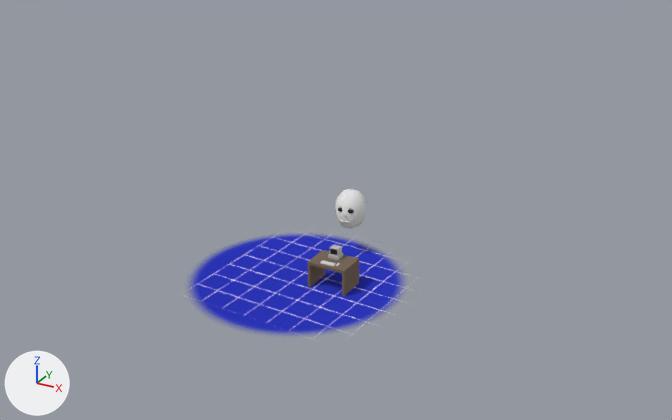
The Blender file misc/forest 2000/forest.blend, before and after one commit.
Both versions are drawn from a 50 mm lens placed at (10.9, -21.6, 13.0), pointed at (-5.0, 7.3, -1.5). Every picture has the same lights, and +X, +Y and +Z are marked at lower left.

Script lines for the objects in view, before the commit:
```python
ob_eyes = bpy.data.objects.new('Eyes', me_eye)
ob_eyes.parent = ob_head
ob_eyes.location = (-2.028, 2.465, 0.946)
ob_eyes.rotation_euler = (0.0, 0.0613, 0.0)  # degrees (0, 3.5, 0)
ob_eyes.scale = (0.135, 0.151, 0.064)
ob_head = bpy.data.objects.new('Head', me_icosphere)
ob_head.location = (-2.0, 2.87, 0.89)
ob_head.rotation_euler = (-0.141, 0.018, 0.126)  # degrees (-8.1, 1, 7.2)
ob_head.scale = (0.556, 0.524, 0.711)
ob_mouth = bpy.data.objects.new('Mouth', me_icosphere_001)
ob_mouth.parent = ob_head
ob_mouth.location = (-2.2, 2.404, 0.592)
ob_mouth.scale = (0.273, -0.0961, -0.0222)
ob_plane = bpy.data.objects.new('Plane', me_plane)
ob_plane.location = (-1.36, 0.3, -0.6)
ob_plane.rotation_euler = (0.0, 3.142, 4.712)  # degrees (0, 180, 270)
ob_plane.scale = (20.3, 20.3, 20.3)
# also in view: 'Grid' at (-1.3, 1.1, -0.6); 'Cube' at (-1.3, 0.5, -0.2)
```
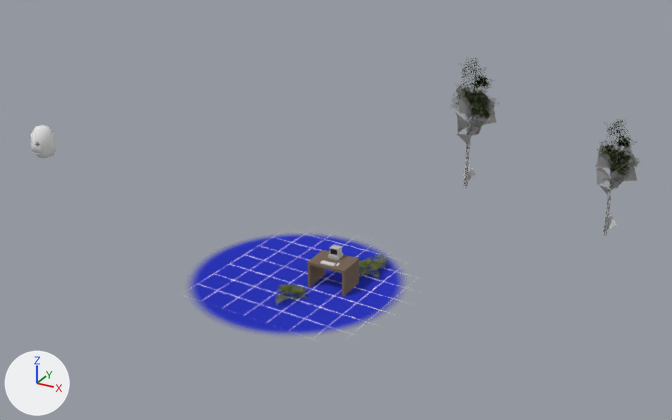
Changed parts and their boxes (x1, y1, x2, y2) in the pictures (672 x 420 px):
'birch_13m_autmn.001', added: after (452, 58, 500, 188)
    faces in mat_branch_leafless (its picture is missing): (455, 85, 496, 181)
    faces in mat_birch_leaf_autmn (picture img_birch_leaf_diff_dds): (452, 58, 500, 129)
    faces in mat_birch_trunk (picture img_birkenstamm_diffuse_dds): (459, 63, 484, 188)
'birch_13m_autmn.002', added: after (596, 119, 640, 236)
    faces in mat_branch_leafless (its picture is missing): (596, 142, 638, 230)
    faces in mat_birch_leaf_autmn (picture img_birch_leaf_diff_dds): (597, 119, 640, 186)
    faces in mat_birch_trunk (picture img_birkenstamm_diffuse_dds): (603, 127, 625, 236)
'Head', moved, rescaled, turned, surface changed: before (335, 189, 366, 229); after (31, 125, 56, 158)
'Fern_Plant_Preview__FREE_Model', added: after (359, 253, 389, 279)
'Fern_Plant_Preview__FREE_Model.002', added: after (275, 283, 308, 305)
'Eyes', no longer drawn: before (338, 208, 354, 213)
'Mouth', no longer drawn: before (339, 220, 351, 223)

The edits, one by one:
Picture 'birkenstamm-diffuse.dds' (img_birkenstamm_diffuse_dds) is new.
Picture 'birch-leaf-diff.dds' (img_birch_leaf_diff_dds) is new.
Picture 'Fern_Plant_Preview_FREE_Model_OPACITY_MAP.png.001' (img_fern_plant_preview_free_model_opacity_map_png_001) is new.
Picture 'Fern_Plant_Preview_FREE_Model_BASE_COLOR_(Albedo)_MAP.png.001' (img_fern_plant_preview_free_model_base_color__albedo__map_png_001) is new.
Material 'birch_trunk' (mat_birch_trunk) is new.
Its texture is img_birkenstamm_diffuse_dds (with its transparency).
Its roughness is 0.895.
Its specular ior level is 0.0.
Material 'birch_leaf_autmn' (mat_birch_leaf_autmn) is new.
Its texture is img_birch_leaf_diff_dds (with its transparency).
Its roughness is 0.895.
Its specular ior level is 0.0.
Material 'branch_leafless' (mat_branch_leafless) is new.
Its base color is (0.588, 0.588, 0.588) (light grey #cacaca).
Its roughness is 0.895.
Its specular ior level is 0.0.
Material 'Fern' (mat_fern) is new.
Uses the picture img_fern_plant_preview_free_model_base_color__albedo__map_png_001.
Uses the picture img_fern_plant_preview_free_model_opacity_map_png_001.
Mesh me_birch_13m_autmn_002 is new.
It has 3420 vertices, 2313 faces and spans x -260.0..272.0, y -8.0..1300.0, z -230.0..338.0.
Faces by material slot: [1181, 28, 1104].
It uses material mat_birch_trunk (picture img_birkenstamm_diffuse_dds).
It uses material mat_branch_leafless (its picture is missing).
It uses material mat_birch_leaf_autmn (picture img_birch_leaf_diff_dds).
Mesh me_fern_plant_preview__free_model_002 is new.
It has 177 vertices, 129 faces and spans x -81.0..46.0, y -2.0..34.0, z -83.0..83.0.
It uses material mat_fern.
Object 'Head' (ob_head) turns from (-8.1, 1, 7.2) to (0, 0, 0) degrees about x, y and z.
Object 'Head' (ob_head) moves from (-2.0, 2.87, 0.89) to (-15.43, 2.87, 0.89).
Object 'Head' (ob_head) is rescaled from (0.556, 0.524, 0.711) to (0.497, 0.524, 0.711).
Object 'birch_13m_autmn.002' (ob_birch_13m_autmn_002) is new; it shows me_birch_13m_autmn_002.
Its location is (3.76, 14.46, -3.46).
Its rotation in degrees is (90, 0, 36).
Its scale is (0.0039, 0.0039, 0.0039).
Object 'Fern_Plant_Preview__FREE_Model.002' (ob_fern_plant_preview__free_model_002) is new; it shows me_fern_plant_preview__free_model_002.
Its location is (-2.2, -0.85, -0.59).
Its rotation in degrees is (90, 0, -164).
Its scale is (0.00841, 0.00841, 0.00841).
Object 'Fern_Plant_Preview__FREE_Model' (ob_fern_plant_preview__free_model) is new; it shows a copy of me_fern_plant_preview__free_model_002.
Its location is (-0.67, 1.91, -0.59).
Its rotation in degrees is (90, 0, 0).
Its scale is (0.0108, 0.0108, 0.0108).
Object 'birch_13m_autmn.001' (ob_birch_13m_autmn_001) is new; it shows a copy of me_birch_13m_autmn_002.
Its location is (-3.27, 16.63, -3.5).
Its rotation in degrees is (90, 0, 62).
Its scale is (0.00479, 0.00479, 0.00479).
